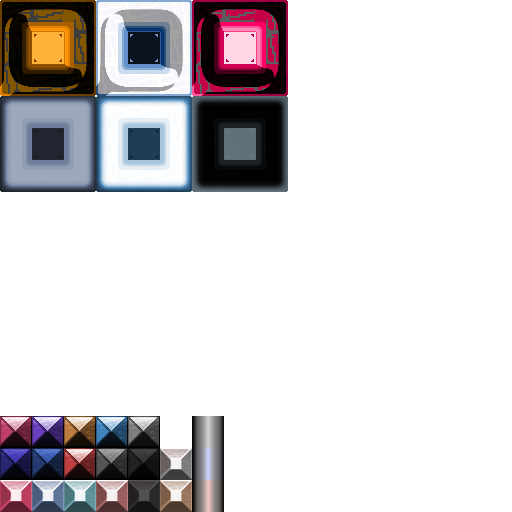
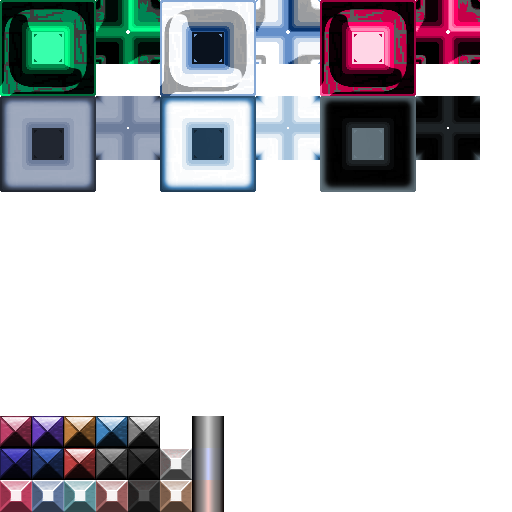
Comparing the layer stacks of the two 512x512 images. Changes:
added layer "Layer 13" in group "FG Environment Tiles 01" over 320, 96, 480, 192
renamed "Layer 5 copy 3" to "Layer 14", painted on it over 96, 96, 160, 192
removed layer "Layer 5 copy 2" from group "FG Environment Tiles 01" over 96, 96, 192, 192
renamed "Layer 5 copy" to "Layer 15", moved it above "Layer 5", painted on it over 160, 96, 320, 192
added layer "Layer 16" in group "FG Environment Tiles 01" over 320, 0, 480, 96
renamed "Layer 4 copy 2" to "Layer 17", painted on it over 0, 0, 160, 96
removed layer "Layer 4 copy" from group "FG Environment Tiles 01" over 96, 0, 192, 96
renamed "Layer 4 copy 3" to "Layer 18", moved it below "Invert 2", painted on it over 160, 0, 320, 96
